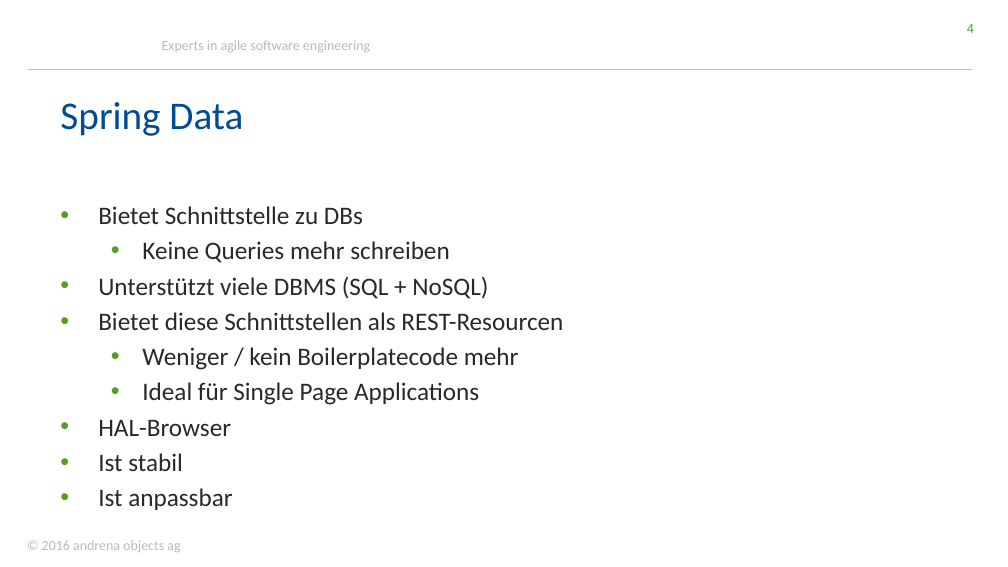
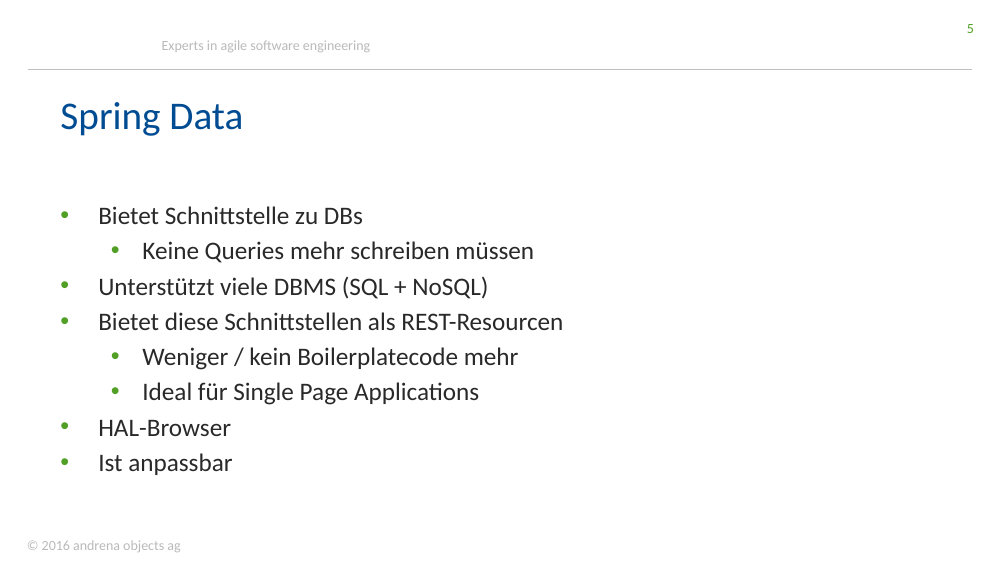
Before and after one commit to stklqt/oop-springboot-springdata-server, a slide deck: slide 5 of springBootDataWorkshop.pptx (slide 4 before the commit). Drawn at 1008x567 pixels with LibreOffice and Linux fonts; fonts in the diff are those of the drawing; background and template pictures are left out. Boxes give left, top, right and bottom in pixels: in the first picture for what was removed or moved away, otherwise in the second. Text is boxed around its words. In the diff, an @@ line names an element or a change of style, - is before the commit and + after.

```diff
--- a/springBootDataWorkshop.pptx
+++ b/springBootDataWorkshop.pptx
@@ page number at [967,24,974,33]: text changed @@
-4
+5
@@ text at [142,241,534,263]: text changed @@
-  • Keine Queries mehr schreiben
+  • Keine Queries mehr schreiben müssen
@@ text at [98,453,183,471]: paragraph removed @@
-• Ist stabil
```
Also in this commit, not shown: 6 other slides changed, 1 slide added, 1 slide removed.
